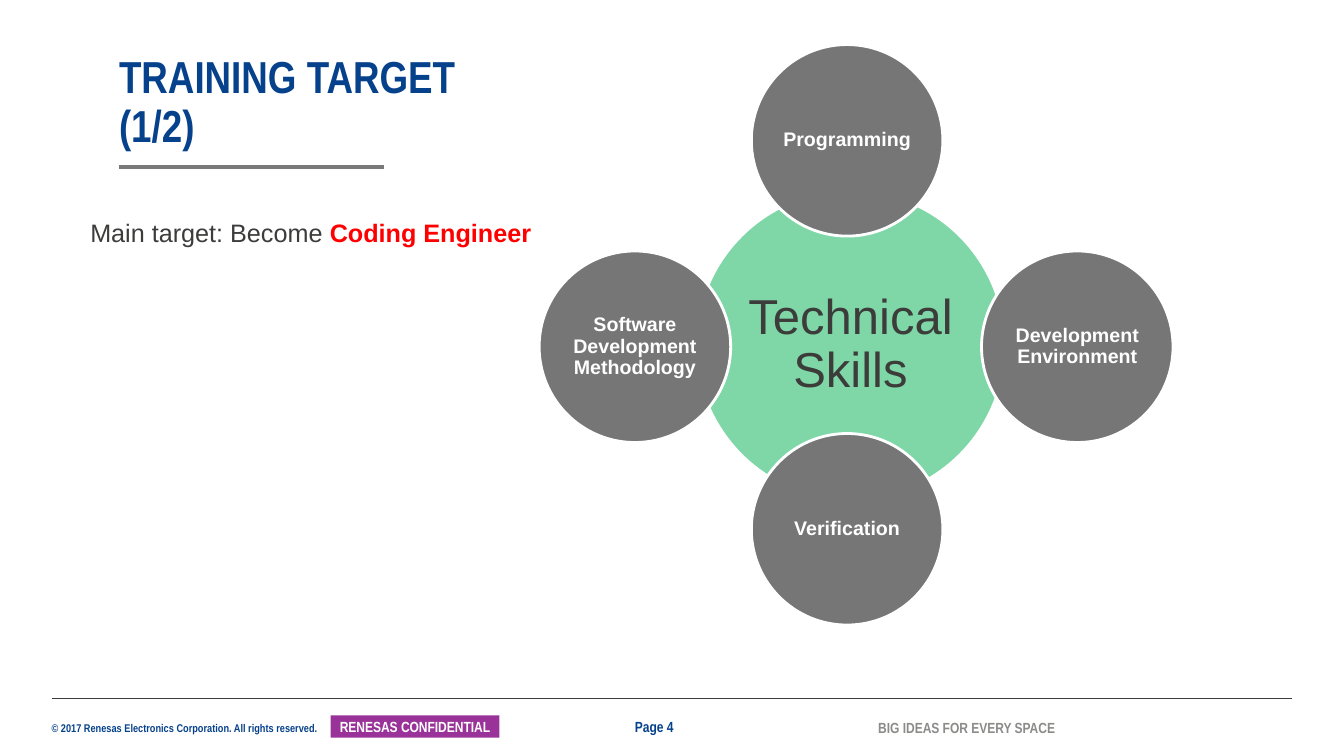
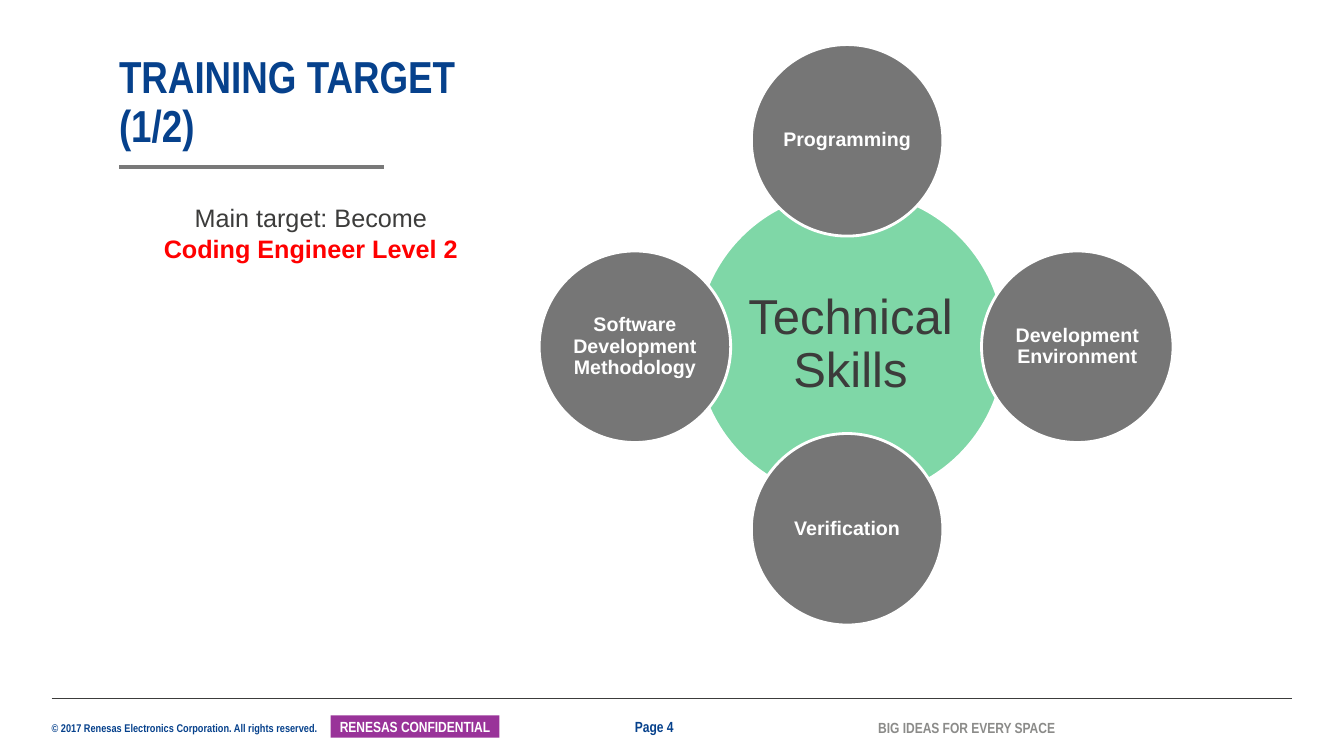
Before and after one commit to tranchikha/myapplication, a slide deck: slide 4 of LAST_TERM/2042_TranChiKha_ISS_MentorMentee_26G.pptx. Drawn at 1344x756 pixels with LibreOffice and Linux fonts; fonts in the diff are those of the drawing; background and template pictures are left out. Boxes give left, top, right and bottom in pixels: in the first picture for what was removed or moved away, otherwise in the second. Text is boxed around its words. In the diff, an @@ line names an element or a change of style, - is before the commit and + after.

```diff
--- a/LAST_TERM/2042_TranChiKha_ISS_MentorMentee_26G.pptx
+++ b/LAST_TERM/2042_TranChiKha_ISS_MentorMentee_26G.pptx
@@ text at [164, 208, 458, 263]: text changed; text colour #3C3C3B to #FF0000; bold on @@
-Main target: Become Coding Engineer
+Main target: Become
+Coding Engineer Level 2
```
Also in this commit, not shown: 9 other slides changed, 3 slides added, 2 slides removed, 8 other files.
